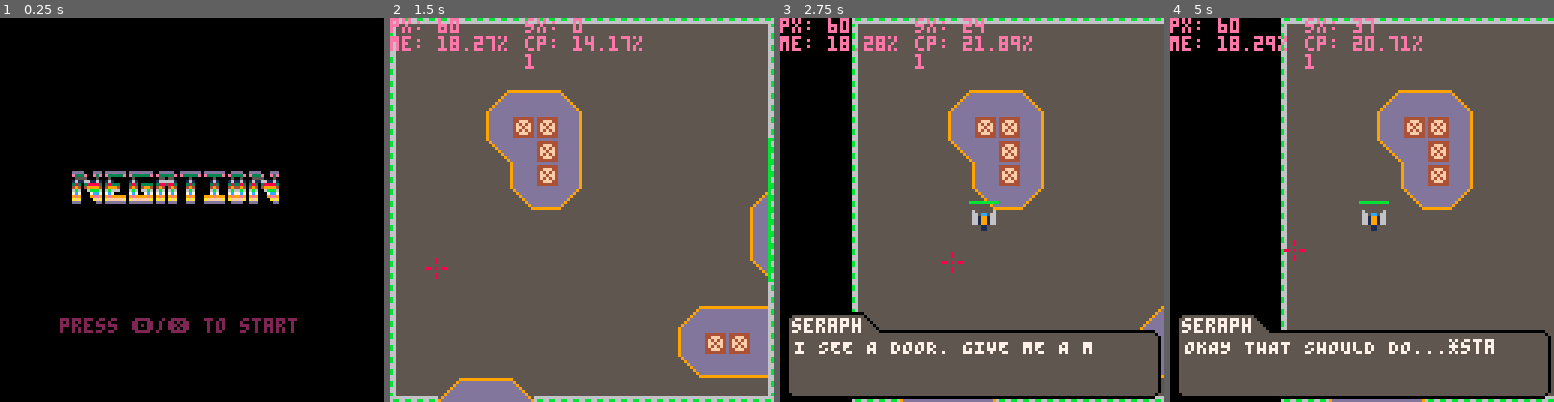
Above: before the commit, frames 1-4 (left to right).
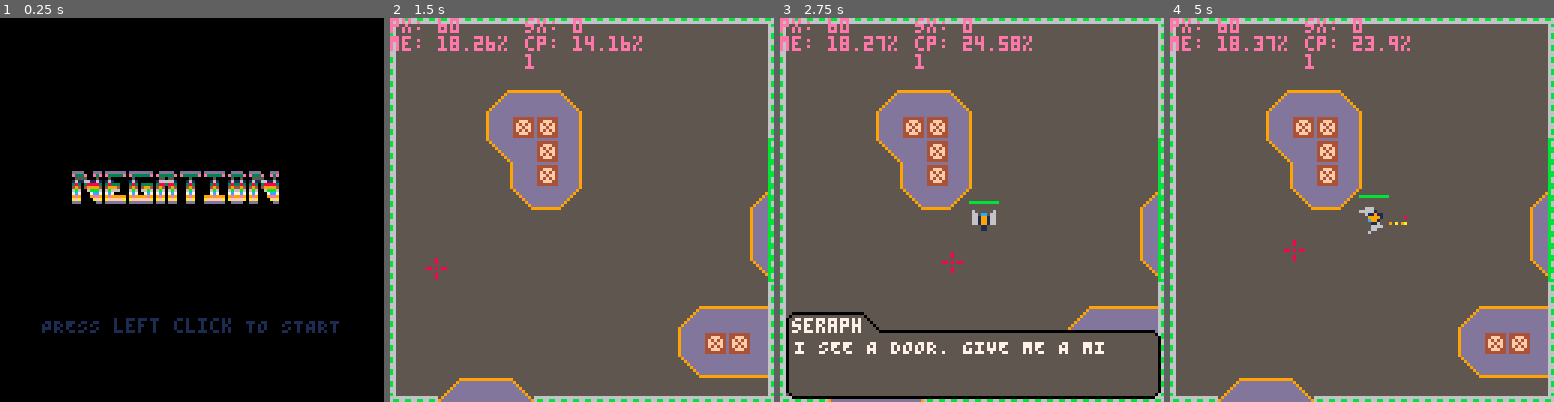
Above: after the commit, the same moments.

Repository: kbrewington/Negation
Game: PICO-8 cartridge negation.p8
The game is run twice, just before and just after one commit, with the same random seed, the same clock (stepped at 60 frames per second) and the same inputs.
Inputs (mouse positions are in pixels of both pictures, inside the frame that each line leads up to):
- Up to frame 1 (0.25 s): no input
- Up to frame 2 (1.5 s): tap X (X key) at 0.33, 1.07 s; click (670, 121) at 0.67 s; tap O (Z key) at 0.7 s; click (436, 267) at 1.22 s
- Up to frame 3 (2.75 s): hold Right 1.6-2.1 s; hold P2 Left 1.6-2.1 s; tap O (Z key) at 1.7, 2.1, 2.5 s; click (887, 114) at 1.77 s; tap X (X key) at 1.85 s; hold Up 2.15-2.42 s; hold P2 Down 2.15-2.42 s; click (952, 259) at 2.32 s; hold Right from 2.47 s (still down); hold P2 Left from 2.47 s (still down)
- Up to frame 4 (5 s): click (1404, 106) at 2.87 s; tap O (Z key) every 0.4 s from 2.9 to 4.9 s; tap X (X key) at 2.97, 4.08 s; release Right at 3.03 s; release P2 Left at 3.03 s; hold Left 3.08-3.58 s; hold P2 Right 3.08-3.58 s; click (1465, 256) at 3.42 s; hold Down 3.63-3.97 s; hold P2 Up 3.63-3.97 s; click (1231, 102) at 3.97 s; hold Right 4.02-4.68 s; hold P2 Left 4.02-4.68 s; click (1292, 248) at 4.52 s; hold Up from 4.73 s (still down); hold P2 Down from 4.73 s (still down)

The runs differ from the first frame. In frame 1, 1.7% of the frame differs, in the area x 10-89%, y 78-83%; in frame 2, 0.1%; in frame 3, 31%; in frame 4, 46%, in the area x 0-100%, y 0-100%.

Commit message:
Started to change title screen to LEFT CLICK. Changed dialog to not require showdialog.

Diff:
--- a/negation.p8
+++ b/negation.p8
@@ -112,6 +112,7 @@
 shield_anims = {}
 moves = {}
 tele_animation = {}
+seraph = {}
 
 currently_selected = 1
 selection_set = {"speed", "health", "fire rate", "quit"}
@@ -395,6 +396,9 @@
 end
 function ceil(x) return -flr(-x) end
 
+-- http://pico-8.wikia.com/wiki/Centering_Text
+function hcenter(s) return 64-flr((#s*4)/2) end
+
 -- https://www.lexaloffle.com/bbs/?pid=22757
 function spr_r(s,x,y,a,w,h)
  sw=(w or 1)*8
@@ -497,21 +501,21 @@
 end
 
 function spawnenemies()
-
+  local types = {"basic", "shooter", "exploder"} --1, 2, 3
   for enemy in all(enemy_table) do
     if time() - wait.start_time >= enemy.time then
       repeat
         enemy.x,enemy.y = flr(rnd(120)), flr(rnd(120))
       until (distance(player, enemy) > 50 and not bump_all(enemy.x, enemy.y))
 
-      if (level_lvl == 1) enemy.type = "basic"
+      if (level_lvl == 1) enemy.type = types[1]
       if level_lvl == 2 then
         enemy.type = "basic"
         if (rnd(99) < 20) enemy.type = "shooter"
       end
       if level.lvl == 3 then
         if enemy.type == "exploder" then
-          if (rnd(99) < 80) enemy.type = "shooter"
+          if (rnd(99) < 80) enemy.type = types[1+rnd(1)]
         end
       end
 
@@ -553,15 +557,11 @@
 
 function levelchange()
   local farx = 100
-  --local farleft
 
   level.i = 3*level_lvl+1
   if (level_transition[level.i] == level_lvl+1 and (level_transition[level.i+1] - 12) * 8 < abs(level_sx - ((level_lvl-1) * 128))) move_map = true
-  -- [[and transition[level.i+2] == flr(level_sy)]] then
-    -- move_map = true
-  -- end
-
-  --todo add map centering on player in the beginning
+
+  --TODO add map centering on player in the beginning
 
   if not move_map then
     if btn(c.left_arrow) and abs(level_sx - ((level_lvl-1) * 128)) > level_x*8 and player.x < farx then
@@ -588,15 +588,8 @@
       level_sprites = {}
       open_door = false
       level_sx, level_sy, level_x, level_y = 0, 0, level_transition[level.i+1], level_transition[level.i+2]
-      -- level_sy = 0
-      -- level_x = level_transition[level.i+1]
-      -- level_y = level_transition[level.i+2]
-
       wait.controls, move_map, level_change, coin.dropped = false, false, false, false
-      -- move_map = false
-      -- level_change = false
       level_lvl += 1
-      -- coin.dropped = false
       coresume(game)
     end
   end
@@ -604,23 +597,16 @@
 
 function drawcountdown()
   local x, y, clr = 57, 15, 12
-  --local countdown = flr((wait.start_time + wait.end_time) - time())
   local countdown = timers["leveltimer"]
   local hours = flr(countdown/3600);
   local mins = flr(countdown/60 - (hours * 60));
   local secs = ceil(countdown - hours * 3600 - mins * 60);
-  if secs == 60 then
-    mins += 1
-    secs = 0
-  end
+  if (secs == 60) mins += 1; secs = 0
   if (secs < 10) secs = "0" .. secs
 
   print(mins .. ":" .. secs, x, y, clr)
 
-  if countdown == 0 then
-    wait.timer = false
-    coresume(game)
-  end
+  if (countdown == 0) wait.timer = false; coresume(game)
 end
 
 function opendoor()
@@ -671,8 +657,9 @@
     end
   end
 
-  print("press \x8e/\x97 to start", 20, 100, flr(time()*5)%15+1)
-
+  local t = "PRESS left click TO START"
+  --print("press \x8e/\x97 to start", 20, 100, flr(time()*5)%15+1)
+  print(t, hcenter(t), 100, flr(time())%15+1)
 end
 
 function draw_controls()
@@ -690,14 +677,14 @@
 --[[
   print seraph dialog
 ]]
-function dialog_seraph(dialog)
-  local bck_color = dialog.bck_color or 5
-  local brd_color = dialog.brd_color or 0
-  local fnt_color = dialog.fnt_color or 7
-  local d = dialog.text
-
-  if (dialog.step == nil) dialog.step = 0
-  if (dialog.step < #d) wait.dialog_finish = true
+function draw_dialog()
+  local bck_color = seraph.bck_color or 5
+  local brd_color = seraph.brd_color or 0
+  local fnt_color = seraph.fnt_color or 7
+  local d = seraph.text
+
+  if (seraph.step == nil) seraph.step = 0
+  if (seraph.step < #d) wait.dialog_finish = true
 
   rectfill(3, 99, 27, 105, bck_color) -- name rect
   rectfill(27, 99, 27, 126, bck_color) -- angle
@@ -730,11 +717,11 @@
 
   print("seraph", 4, 100, fnt_color)
 
-  print(sub(d, 0, min(dialog.step, 30)), 5, 107, fnt_color)
-  if (dialog.step > 30) print(sub(d, 31, min(dialog.step, 60)), 5, 113, fnt_color)
-  if (dialog.step > 60) print(sub(d, 61, min(dialog.step, 90)), 5, 119, fnt_color)
-  dialog.step = min(dialog.step+1, #d+30)
-  if (dialog.step == #d+30) wait.dialog_finish = false
+  print(sub(d, 0, min(seraph.step, 30)), 5, 107, fnt_color)
+  if (seraph.step > 30) print(sub(d, 31, min(seraph.step, 60)), 5, 113, fnt_color)
+  if (seraph.step > 60) print(sub(d, 61, min(seraph.step, 90)), 5, 119, fnt_color)
+  seraph.step = min(seraph.step+1, #d+30)
+  if (seraph.step == #d+30) wait.dialog_finish = false
 end
 
 
@@ -763,37 +750,18 @@
 
                     255, 15*8, 12*8,
                     255, 15*8, 13*8,
-                    255, 15*8, 14*8
-
-                    --251, 50, 26
-
-                  }
-  --timers["leftclick"] = 1
+                    255, 15*8, 14*8}
   yield()
 
   drawcontrols, wait.controls = false, false
-  music(11,1)
-
-  --wait.controls = true -- stop player controls
   init_tele_anim(player)
-  --timers["leftclick"] = 1
   yield()
 
-  seraph = {}
   seraph.text = "READY TO GET TO WORK?"
-  drawdialog = true -- show seraph's dialog
   yield()
 
-  --titlescreen = true -- stop showing titlescreen
-
-  seraph = {} -- reset seraph table to defaults
   seraph.text = "I SEE A DOOR. GIVE ME A MINUTEAND I'LL TRY AND OPEN IT."
-  drawdialog = true -- show seraph's dialog
-  --wait.controls = true -- stop player controls
   yield()
-
-  --wait.controls = false  -- resume player controls
-  drawdialog = false -- stop showing seraph's dialog
 
   fill_enemy_table(1, 65)
   spawn_enemies = true -- tell the game we want to spawn enemies
@@ -806,39 +774,27 @@
   wait.timer = false
   spawn_enemies = false
 
-  seraph = {}
   seraph.text = "OKAY THAT SHOULD DO...*static*INCOM-*static* B-*static*..."
-  drawdialog = true
-  --wait.controls = true
   yield()
 
-  --wait.controls = false
-  drawdialog = false
-
-  --add(boss_table, boss(60, 60, 128, 1))
   init_tele_anim(boss(60, 60, 128, 1))
   yield()
 
   kill_all_enemies()
 
-  seraph = {}
   seraph.text = "NICE WORK. THE DOOR SHOULD OPEN NOW."
-  drawdialog = true
   yield()
 
   wait.controls = true
   open_door = true
   level_change = true
-  drawdialog = false
   yield()
 
-  --level.border.right = 248
   wait.controls = false
   yield()
 
   fill_enemy_table(2, 60)
   wait.start_time = time()
-  --wait.timer = true
   spawn_enemies = true
   add(boss_table, boss(56, 56, 139, 2))
   yield()
@@ -1037,6 +993,11 @@
   end
 end
 
+function continuebuttons()
+  if ((btnp(c.x_button) or btnp(c.z_button) or stat(34) == 1) and timers["leftclick"] == 0) return true
+  return false
+end
+
 
 --------------------------------------------------------------------------------
 ---------------------------------- constructor ---------------------------------
@@ -1075,6 +1036,10 @@
     return
   end
   if (in_leaderboard and (btnp(c.x_button) or btnp(c.z_button))) in_leaderboard = false; sort = true; run()
+
+  if seraph.text ~= nil and not wait.dialog_finish then
+    if (continuebuttons()) seraph = {}; coresume(game); return
+  end
 
 
   if in_skilltree then
@@ -1127,7 +1092,7 @@
     return
   end
 
-  if not wait.controls and #seraph.text == 0 then
+  if not wait.controls and seraph.text == nil then
     move = (bump(player.x + 4, player.y + 4, 1) or bump(player.x + 11, player.y + 11, 1)) and player_speed/2 or player_speed
     --[[
       up arrow
@@ -1168,7 +1133,6 @@
     -- middle mouse button
     if (stat(34) == 4) then -- cycle inventory
       local temp = 0
-      --if #player_inventory > 1 and time_diff(player.last_middle_click, .15) then
       if timers["middleclick"] == 0 then
         if #player_inventory > 1 then
           for i=1,#player_inventory do
@@ -1216,91 +1180,24 @@
 
     player_angle = flr(atan2(stat(32) - (player.x + 8), stat(33) - (player.y + 8)) * -360 + 90) % 360
   else
-    -- player.last_hit = time() - player_immune_time --make player invulnerable so they dont get hit when they can't move
+
     timers["playerlasthit"] = 0x.0001 --make player invulnerable so they dont get hit when they can't move
   end -- end wait.controls
 
   --[[
-    z button
-    -- shoot for now, this can be changed later
+    left mouse button
   ]]
-  -- if (btn(c.z_button)) then
-  --stat(34) -> button bitmask (1=primary, 2=secondary, 4=middle)
-  -- if (stat(34) == 1) then
-  --   --if drawdialog and not wait.dialog_finish and time_diff(player.last_click, 1)then
-  --   if drawdialog and not wait.dialog_finish and timers["leftclick"] == 0 then
-  --     --player.last_click = time()
-  --     timers["leftclick"] = 1
-  --     coresume(game)
-  --
-  --   elseif not drawdialog and not wait.controls then
-  --     player_b_count = inc(player_b_count)
-  --     --if time_diff(player.last_click, .25) or player_b_count%player_fire_rate == 0 then
-  --     if timers["leftclick"] == 0 or player_b_count%player_fire_rate == 0 then
-  --       --player.last_click = time()
-  --       timers["leftclick"] = .25
-  --       shoot(player.x, player.y, player_angle, 34, true, false)
-  --       sfx(1,1)
-  --     end
-  --   end
-  -- end --end z button
-  if (stat(34) == 1) then
-    if drawdialog and not wait.dialog_finish and timers["leftclick"] == 0 then
-      coresume(game)
-      timers["leftclick"] = 1
-
-    elseif not wait.controls and not drawdialog and timers["firerate"] == 0 then
+  if stat(34) == 1 then
+    if not wait.controls and seraph.text == nil and timers["firerate"] == 0 then
       shoot(player.x, player.y, player_angle, 34, true, false)
       --sfx(1,1)
       timers["firerate"] = player_fire_rate
     end
   end
-
-  -- right mouse button
-  -- if (stat(34) == 2) and #player_inventory > 0 then
-  --   save_data()
-  --   load_data()
-  --   --if player_inventory[1] == 48 and time_diff(player.last_right, .25) then
-  --   if player_inventory[1].sprite == 48 and timers["rightclick"] == 0 then
-  --     shoot(player.x,player.y, 0, 48, true, false)
-  --     sfx(10,1)
-  --     if player_inventory[1].ammo == 1 then
-  --       del(player_inventory, player_inventory[1])
-  --     else
-  --       player_inventory[1].ammo -= 1
-  --     end
-  --     --player.last_right = time()
-  --     --player.last_middle_click = time() --so when the inventory switches after firing, it shows inventory
-  --     timers["rightclick"] = .25
-  --     timers["middleclick"] = .25
-  --   end
-  --   --if player_inventory[1] == 33 or time_diff(player.last_right, .25) then
-  --   if player_inventory[1].sprite == 33 and timers["rightclick"] == 0 then
-  --     player_b_count = inc(player_b_count)
-  --     --if player_b_count%player_fire_rate == 0 and time_diff(player.last_click, .25) then
-  --     if --[[player_b_count%player_fire_rate == 0 and]] timers["leftclick"] == 0 then
-  --       shoot(player.x, player.y, player_angle, 34, true, false, true)
-  --       shoot(player.x, player.y, 30, 34, true, false, true)
-  --       shoot(player.x, player.y, -30, 34, true, false, true)
-  --       sfx(1,1)
-  --     end
-  --
-  --     if player_inventory[1].ammo == 1 then
-  --       del(player_inventory, player_inventory[1])
-  --     else
-  --       player_inventory[1].ammo -= 1
-  --     end
-  --     --player.last_right = time()
-  --     timers["rightclick"] = 1
-  --   end
-  -- end
-
   --[[
     x button
   ]]
   if (btnp(c.x_button)) and not level_change then
-    --   e.anim_length = 90
-    --   e.anim_step = 0
     for t in all(tele_animation) do
       t.anim_step = t.anim_length
     end
@@ -1309,26 +1206,21 @@
     kill_all_enemies()
   end --end x button
 
-  --player.x = player.x - player.current_speed * sin((player_angle - player_turn) / 360)
-  --player.y = player.y - player.current_speed * cos((player_angle - player_turn) / 360)
-
   if (level_change)  levelchange()
 
-  --player.current_speed = 0
-  --player_turn = 0
   if (player.x < 0) player.x = 0
   if (player.y < 0) player.y = 0
   if (player.x > 112) player.x = 112
   if (player.y > 112) player.y = 112
 
-  if player_shield > 0 and not wait.controls then
+  if player_shield > 0 and (not wait.controls or seraph.text == nil) then
     player_shield = player_shield - .01
   elseif player_shield < 0 then
     player_shield = 0
   end
 
-  if (btn(c.left_arrow, 1)) level_sx += 1
-  if (btn(c.right_arrow, 1)) level_sx -= 1
+  --if (btn(c.left_arrow, 1)) level_sx += 1
+  --if (btn(c.right_arrow, 1)) level_sx -= 1
 end --end _update()
 
 --------------------------------------------------------------------------------
@@ -1591,7 +1483,7 @@
      end
   end
 
-  if (drawdialog) dialog_seraph(seraph)
+  if (seraph.text ~= nil) draw_dialog()
 
   -- if (abs(time() - player.last_hit) < 0.5) or (abs(time() - invalid) < 0.5) then
   if (timers["playerlasthit"] > player_immune_time - 0.5) or (timers["invalid"] > 0) then
